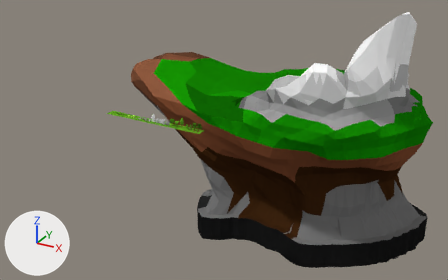
One commit to the Blender file ldjam/ldjam_challenge_3.blend: the scene before it, then after it.
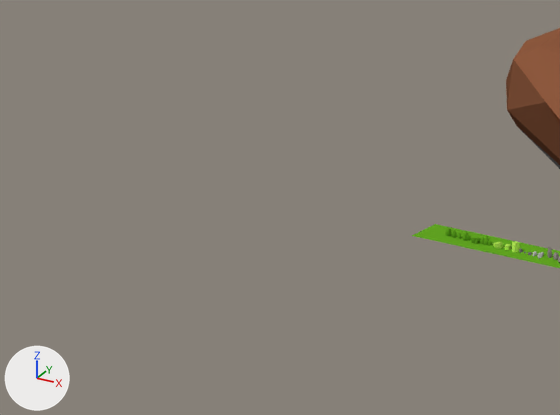
Old and new are each drawn whole from a 50 mm camera at (124.0, -318.8, 115.0) aimed at (-39.9, -20.9, -34.0) and again close up on the part from 0% to 32% of the width and 19% to 57% of the height. The axes (+X, +Y, +Z) are drawn at lower left. The lights are the same throughout.

In view in the first close-up: 'Brush_large', 'Island_2', 'Plane'.
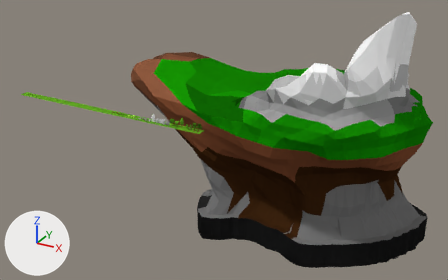
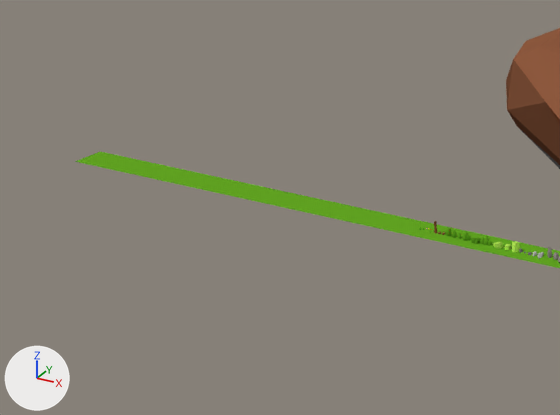
Where the newer file only moved an object's origin or applied its transform, the numbers keep the older frame.

Location of each change, (x1, y1, x2, y2) in pixels of the close-ups (560 x 415 px):
'Plane', reshaped
    before: (412, 224, 560, 268)
    after: (75, 152, 560, 268)
'Brush_large', rescaled
    both: (446, 227, 451, 236)

Edits to the bpy script that builds the scene:
```text
Change me_plane:
    where me_plane.from_pydata(...)  # 4 vertices, 1 face; spans x -72.3..-17.0, y -86.8..-81.9, z -0.8
    used by ob_plane; location = (0.0, 0.0, 0.0)
    me_plane part 1
    me_plane.vertices[0].co: (-72.3, -86.8, -0.8) -> (-132.9, -86.8, -0.8)  # pixel (411, 235) -> pixel (74, 161)
    me_plane.vertices[2].co: (-72.3, -81.9, -0.8) -> (-132.9, -81.9, -0.8)  # pixel (435, 223) -> pixel (100, 151)
Change ob_brush_large:
    ob_brush_large.scale: (0.401, 0.401, 0.401) -> (1.0, 1.0, 1.0)
```
